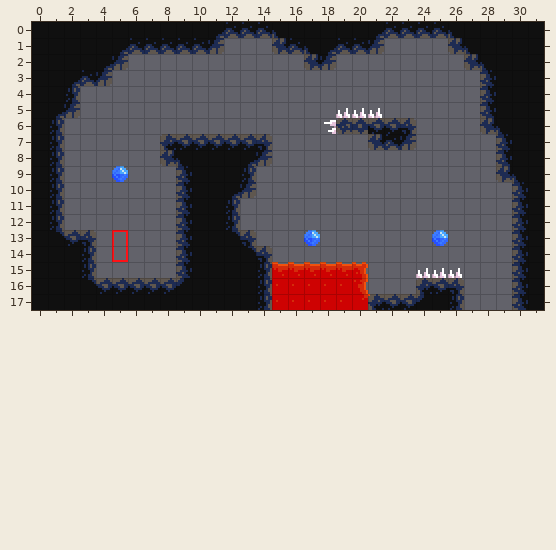
Tiled map, stored at Assets/Tiles/Alex/Level1.tmx. That is the earlier state.
Cells are 8x8 px. Shown: x 0..31, y 0..17.
The same view after the edit:
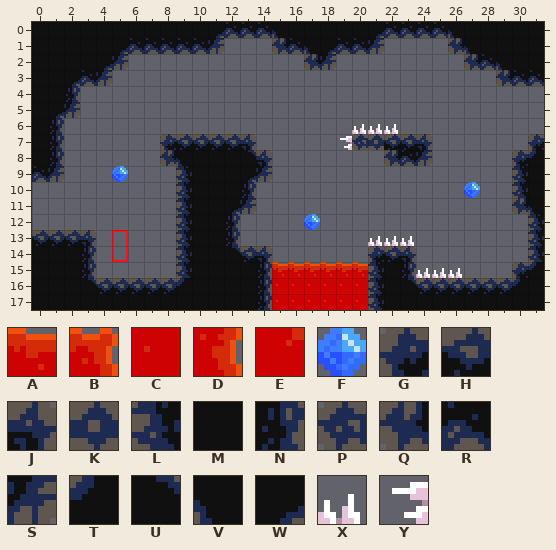
Key: from "Lava": A 1, B 2, C 7, D 8, E 23; from "Mechanics": F 0 "Blue Crystal"; from "Rocks": G 0, H 1, J 2, K 3, L 6, M 7, N 8, P 9, Q 12, R 13, S 14, T 22, U 23, V 28, W 29; from "Spikes": X 0 "SpikeUp", Y 1 "SpikeLeft".
_ is an empty cell, # one hidden under a higher layer.
Objects are placed by their top-left corner, in cells (3,4 is the top-left corner of cell 3,4); size is 1x1 cell unless given.
The exact change:
Layer "Lava":
y 15: x 20 B -> A
y 16: x 20 D -> C
y 17: x 20..21 EB -> C#
Layer "Ground":
y 2: x 28..29 VM -> RV
y 3: x 28..31 LMMM -> _QRR
y 4..5: x 28..31 LMMM -> ____
y 6: x 19..23 PKHHJ -> _____; x 28..31 QVMM -> ____
y 7: x 13..14 HJ -> J_; x 20..24 _QRS_ -> PKHHJ; x 29..31 LMM -> __G
y 8: x 13..14 WS -> UJ; x 22..24 ___ -> QRS; x 29..31 LMM -> _GT
y 9: x 0..1 MN -> RS; x 13..14 N_ -> WS; x 29..30 QV -> _L
y 10: x 0..1 MN -> __; x 12..13 WS -> MN
y 11: x 0..1 MN -> __; x 12..13 N_ -> WS; x 30..31 LM -> QV
y 12: x 0..1 MN -> __; x 30..31 LM -> _L
y 13: x 0..1 MU -> HH; x 12..13 UJ -> N_; x 30..31 LM -> _L
y 14: x 12..13 MU -> UH; x 21..23 ___ -> GHJ; x 30..31 LM -> _L
y 15: x 21..23 ___ -> LMN; x 30..31 LM -> GT
y 16: x 21..24 ___G -> LMUH; x 26..30 J___L -> HHHHT
y 17: x 21..24 GHHT -> LMMM; x 26..30 N___L -> MMMMM
Layer "Mechanics":
changed: X "SpikeUp" at 19,5 -> X "SpikeUp" at 20,6
changed: X "SpikeUp" at 20,5 -> X "SpikeUp" at 21,6
changed: X "SpikeUp" at 21,5 -> X "SpikeUp" at 22,6
changed: Y "SpikeLeft" at 18,6 -> Y "SpikeLeft" at 19,7
changed: F "Blue Crystal" at 17,13 -> F "Blue Crystal" at 17,12
added: F "Blue Crystal" at 27,10
added: X "SpikeUp" at 21,13
added: X "SpikeUp" at 22,13
added: X "SpikeUp" at 23,13
removed: F "Blue Crystal" at 25,13
